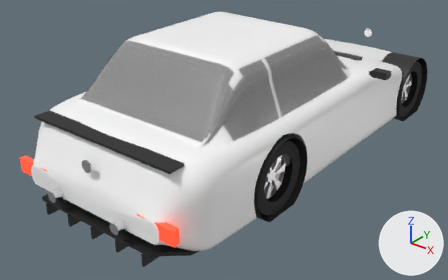
One commit to the glTF model public/models/cars/kaizen_rx7.glb: the scene before it, then after it.
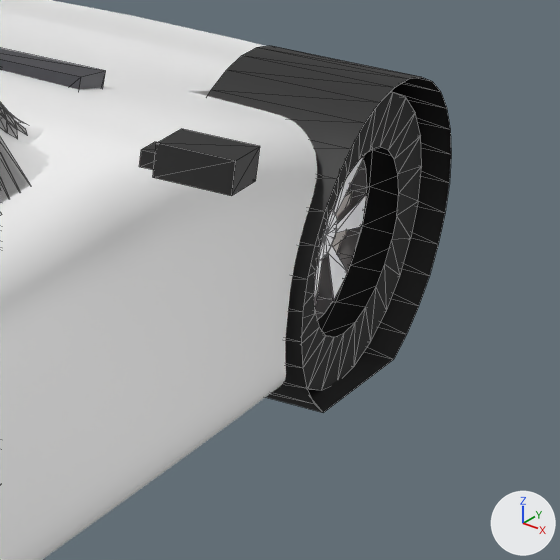
The first picture shows the older version from a 50 mm camera at (3.14, -4.75, 2.68) aimed at (-0.13, -0.66, 0.14). The close-ups show the older and then the newer version on the part from 76% to 100% of the width and 16% to 53% of the height of that picture. Only the edits that show in the close-ups are written down. The axes (+X, +Y, +Z) are drawn at lower right. The lights are the same throughout. The close-ups show mesh edges as thin lines. Where no turn or scale is listed for an object, it has been applied to the vertices. Vertices at exactly the same position are counted once.

Objects in the first close-up: 'Body', 'Glass', 'Interior', 'Trim', 'Wheel_FR' and 1 more.
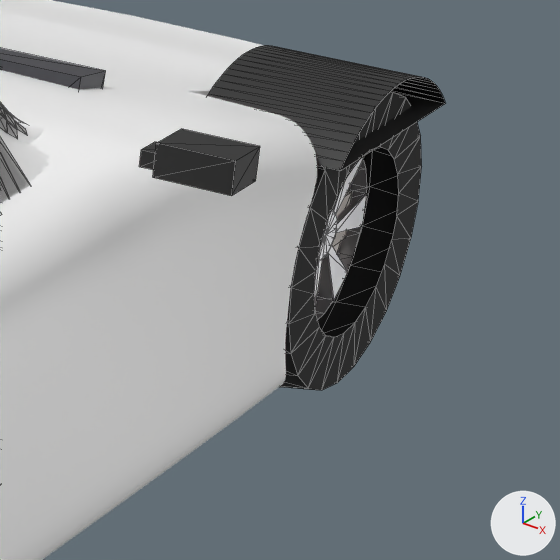
Pixel boxes (x1, y1, x2, y2) of what changed, in the close-ups (560 x 560 px; the box of a moved part takes in the faces that stretch with it):
'Trim', reshaped: before (139, 46, 451, 413); after (139, 45, 446, 196)
part 1 of me_mirror_l_stalk, moved or reshaped: before (211, 46, 451, 413); after (211, 45, 446, 171)

What the commit changed:
me_mirror_l_stalk has 352 vertices, 428 faces and spans x -0.15..2.01, y -2.48..1.81, z -0.81..0.04.
me_mirror_l_stalk is used by ob_trim; location (-0.932, 0.112, 0.823).
me_mirror_l_stalk part 1: 56 of 352 vertices moved; they spanned x 1.52..1.84, y 0.76..1.44, z -0.8..-0.16 and now span x 1.52..1.84, y 0.85..1.35, z -0.27..-0.16; mean shift (0.0, 0.0, 0.25); largest move (1.52, 0.93, -0.8) -> (1.52, 0.85, -0.27).
